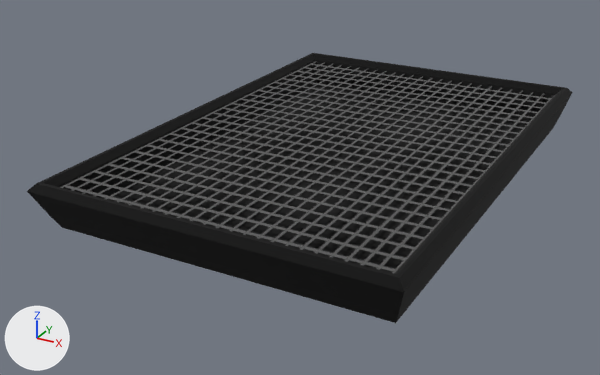
What one commit did to the FBX model Virtuelles System Galvanik/Assets/GalvanikAssets/Auffangwanne.fbx.
Both versions are drawn from a 50 mm camera at (2.1, -3.88, 2.01) aimed at (-0.18, 0.27, -0.07). Every picture has the same lights, and +X, +Y and +Z are marked at lower left. Where no turn or scale is listed for an object, it has been applied to the vertices.
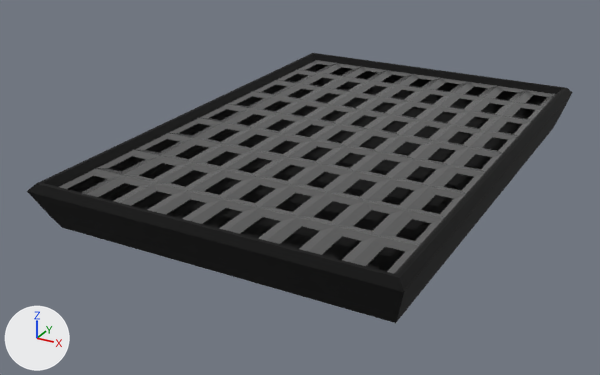
Commit message: Update Auffangwanne 2

Where the change shows, as pixel boxes [x1, y1, x2, y2] in the pictures (600 x 375 px):
'Grid', added
    after: [59, 60, 556, 274]
'Grid.001', deleted
    before: [60, 61, 555, 274]

The edits, one by one:
Mesh me_grid_003 is new.
It has 524 vertices, 648 faces and spans x -0.98..0.98, y -1.03..1.94, z 0.22..0.25.
It uses material mat_maetallic (dark grey #575757).
Object 'Grid.001' (ob_grid_001) is deleted.
Object 'Grid' (ob_grid) is new; it shows me_grid_003.
Its location is (0.0, 0.017, 0.0).
